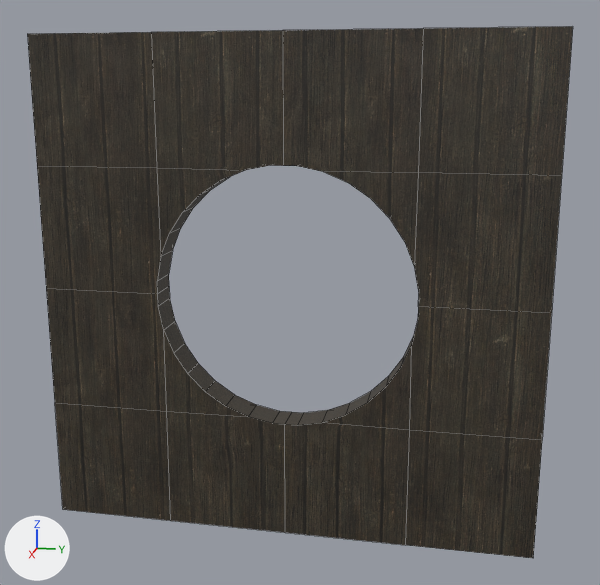
One commit to the FBX model Lost Files 01/Assets/Models/Egemen/YuvarlakDelikWall.fbx: the scene before it, then after it.
Both versions are drawn from a 50 mm camera at (4.69, 1.01, 1.2) aimed at (-0.02, 0.07, 0.02). The lights are fixed; the arrows at lower left show +X, +Y and +Z. Mesh edges are drawn as thin lines.
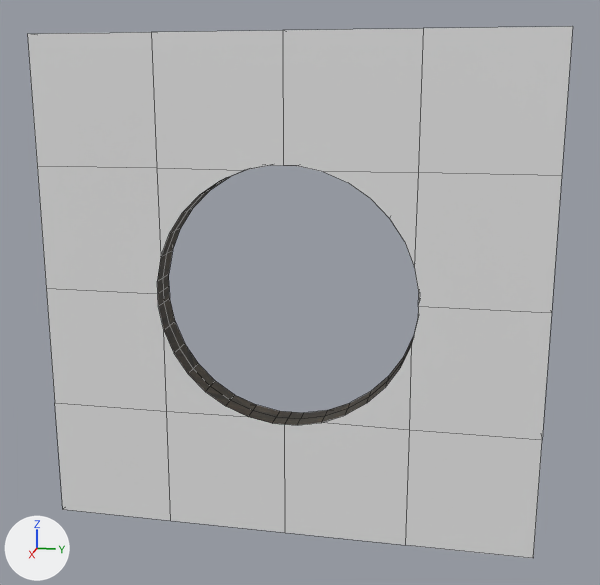
Boxes (x1, y1, x2, y2) around the edits, measured in the pictures (600 x 585 px):
part 1 of me_cube_003, built on: (157, 170, 414, 425) in both
part 2 of me_cube_003, recoloured: (27, 26, 573, 558) in both

Patch to the scene script:
```diff
--- a/Lost Files 01/Assets/Models/Egemen/YuvarlakDelikWall.fbx.py
+++ b/Lost Files 01/Assets/Models/Egemen/YuvarlakDelikWall.fbx.py
@@ mat_material_005 @@
+mat_material_005 = principled_material('Material.005')
+mat_material_005.base_color = (0.8, 0.8, 0.8)  # white #e7e7e7
@@ mat_material_004 @@
+mat_material_004 = principled_material('Material.004')
+mat_material_004.base_color = (0.8, 0.8, 0.8)  # white #e7e7e7
@@ me_cube_003 @@
 # used by ob_cube; location = (0.0, 0.0, 0.0)
-me_cube_003.from_pydata(...)  # 112 vertices, 83 faces; spans x -0.1..0.1, y -1.5..1.5, z -1.5..1.5
+me_cube_003.from_pydata(...)  # 148 vertices, 119 faces; spans x -0.1..0.1, y -1.5..1.5, z -1.5..1.5
+# me_cube_003 part 1
+# 36 faces are deleted
+# 36 new vertices lie (0.1, 0.0, 0.0) away from vertices in x -0.1, y -0.78..0.78, z -0.78..0.78
+# 72 new faces join them, mat_woodplank1 (picture img_wooden_planks_pt_1_1_png)
+# me_cube_003 part 2: 16 faces spanning x 0.1, y -1.5..1.5, z -1.5..1.5 switch from mat_woodplank1 (picture img_wooden_planks_pt_1_1_png) to mat_material_004 (white #e7e7e7)
+me_cube_003.materials.append(mat_material_005)  # white #e7e7e7
```
